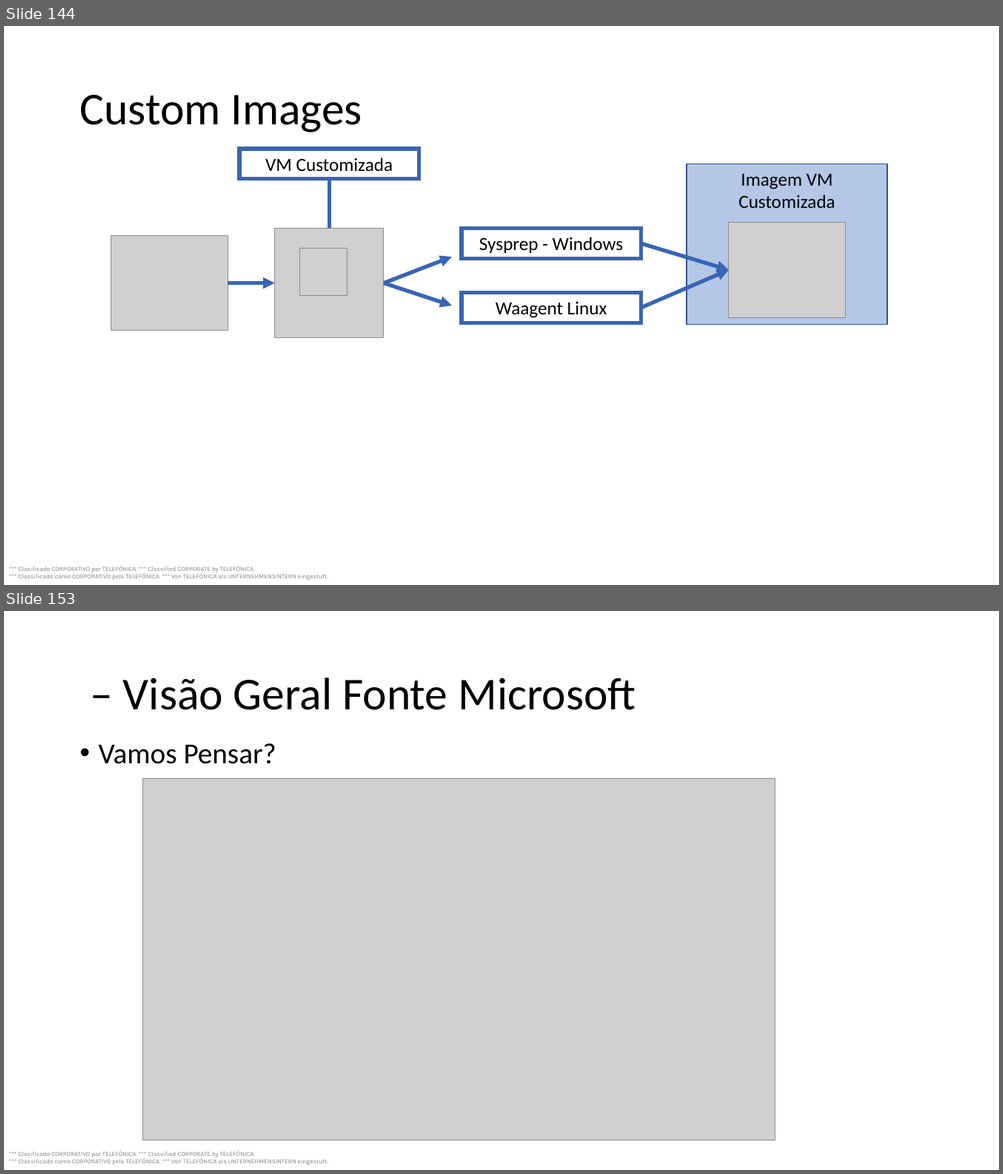
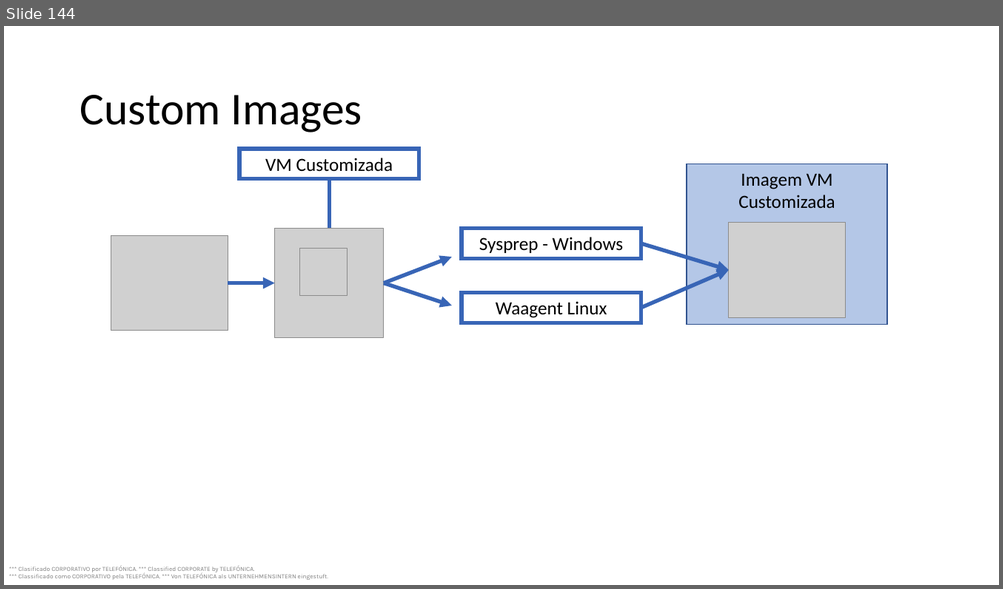
Before and after one commit to gorayb-ctrl/material, a slide deck: az300.pptx. Shown one above the other, each under a label of ours: slides 144 and 153 before the commit, slide 144 after it; the slides between them are not shown. The pictures are 1003x1174 and 1003x589 pixels, drawn with LibreOffice and Linux fonts; fonts in the diff are those of the drawing; grey boxes stand for pictures. Boxes give left, top, right and bottom in pixels: in the first picture for what was removed or moved away, otherwise in the second. Text is boxed around its words. In the diff, an @@ line names an element or a change of style, - is before the commit and + after.

```diff
--- a/az300.pptx
+++ b/az300.pptx
@@ slide 153 removed at (4, 611, 999, 1170), background #FFFFFF; not listed: 1 template element that a slide beside it also shows @@
@@ title removed at (123, 678, 635, 710) @@
-– Visão Geral Fonte Microsoft
@@ text removed at (99, 743, 276, 764) @@
-• Vamos Pensar?
@@ picture removed at (143, 779, 776, 1141) @@
```
Also in this commit, not shown: 23 other slides removed.
